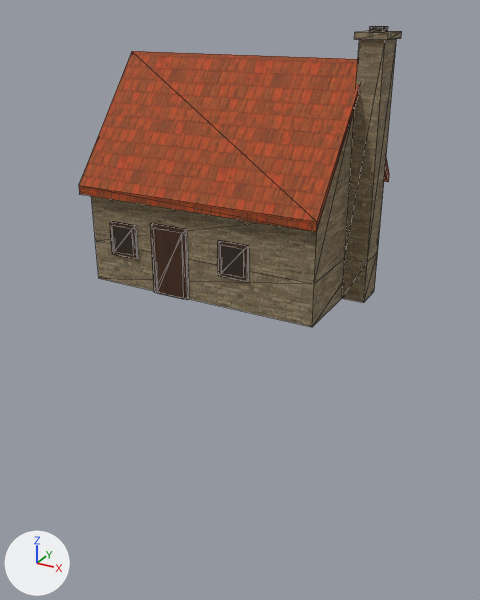
The glTF model assets/map3d_houses/cottage_a.glb, before and after one commit.
Before and after are seen from a 50 mm lens placed at (19.3, -36.3, 16.1), pointed at (-0.4, -0.5, -1.8). Arrows for +X, +Y and +Z are at lower left; the lights stay in place. The first picture is the older version. Mesh edges are drawn as thin lines. Vertices at exactly the same position are counted once.

In view in the first picture: 'cottage_a_export'.
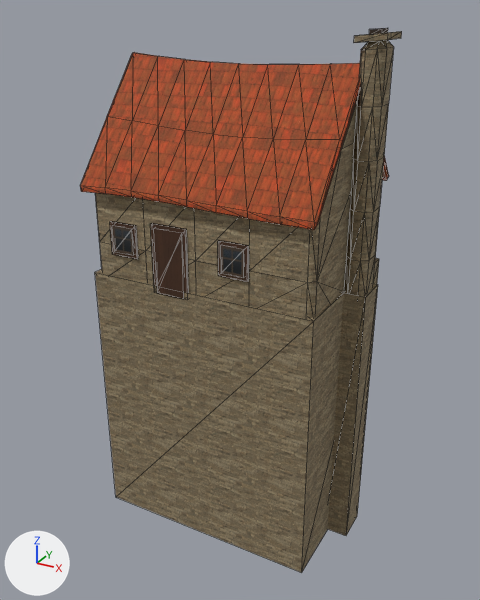
What differs and where, as boxes [x1, y1, x2, y2] in the pictures (480 x 600 px; the box of a moved part takes in the faces that stretch with it):
'cottage_a_export', reshaped (81% taller)
    before: [79, 26, 402, 327]
    after: [80, 28, 402, 573]
part 1 of me_cottage_a_019, added (brown)
    after: [95, 258, 379, 573]
part 2 of me_cottage_a_019, added (brown)
    after: [328, 284, 378, 536]
part 3 of me_cottage_a_019, rebuilt
    before: [91, 113, 354, 327]
    after: [95, 97, 358, 318]
part 4 of me_cottage_a_019, rebuilt
    before: [79, 51, 389, 232]
    after: [80, 52, 389, 230]
part 5 of me_cottage_a_019, rebuilt (9% narrower)
    before: [342, 39, 396, 303]
    after: [345, 40, 394, 295]
part 6 of me_cottage_a_019, moved or reshaped
    before: [354, 26, 400, 40]
    after: [354, 28, 390, 43]
part 7 of me_cottage_a_019, surface changed
    both: [112, 28, 388, 278]

Patch to the scene script:
```diff
--- a/assets/map3d_houses/cottage_a.glb.py
+++ b/assets/map3d_houses/cottage_a.glb.py
@@ me_cottage_a_019 @@
 # used by ob_cottage_a_export; location = (0.0, 0.0, 0.0)
 # verts and faces of me_cottage_a_019; kept vertices keep their numbers, new ones are numbered from 134
 # before: 0 (7.3, 0.5, 14.9), 1 (7.3, -0.5, 14.9) at pixel (369, 31), 4 (7.3, 0.5, 15.2) at pixel (375, 26), 5 (7.3, -0.5, 15.2) at pixel (369, 26), 6 (8.0, -0.5, 15.2) at pixel (382, 26)
 # before: 7 (8.0, 0.5, 15.2) at pixel (388, 26), 66 (6.7, 1.2, 14.6), 67 (6.7, -1.2, 14.6) at pixel (354, 39), 70 (6.7, 1.2, 14.9) at pixel (369, 30), 71 (6.7, -1.2, 14.9) at pixel (354, 32)
-me_cottage_a_019.from_pydata(...)  # 134 vertices, 208 faces; spans x -8.5..8.5, y -6.1..6.1, z 0.0..15.2
+me_cottage_a_019.from_pydata(...)  # 384 vertices, 700 faces; spans x -8.5..8.5, y -6.1..6.1, z -17.7..15.1
+# me_cottage_a_019 part 1: a new loose piece, a box spanning x -8.2..7.1, y -5.7..5.7, z -17.7..0.4, in mat_hh_wall_rubble
+# me_cottage_a_019 part 2: a new loose piece, a box spanning x 6.8..8.5, y -1.1..1.1, z -17.7..0.4, in mat_hh_wall_rubble
+# me_cottage_a_019 part 3: the loose piece of 14 vertices spanning x -8.1..6.9, y -5.5..5.5, z 0.0..13.0 is rebuilt with 74 vertices and now spans x -8.1..6.9, y -5.5..5.5, z 0.0..12.7
+# me_cottage_a_019 part 4: the loose piece of 12 vertices spanning x -8.5..7.1, y -6.1..6.1, z 5.6..13.6 is rebuilt with 146 vertices and now spans x -8.5..7.1, y -6.1..6.1, z 5.7..13.5
+# me_cottage_a_019 part 5: the loose piece of 12 vertices spanning x 6.9..8.3, y -1.0..1.0, z 0.0..14.6 is rebuilt with 52 vertices and now spans x 6.9..8.3, y -1.0..1.0, z 0.0..14.5
+# me_cottage_a_019 part 6
+for i in [0, 1, 6, 7, 70, 71]: verts[i] += (0.0, 0.0, -0.1)
+for i in [4, 5, 66, 67]: verts[i] += (0.0, 0.0, -0.2)
+# me_cottage_a_019 part 7: 66 kept faces spanning x -8.2..8.5, y -5.7..5.7, z 2.2..15.1 get new texture (UV) coordinates
 me_cottage_a_019.materials.append(mat_hh_void)
```
